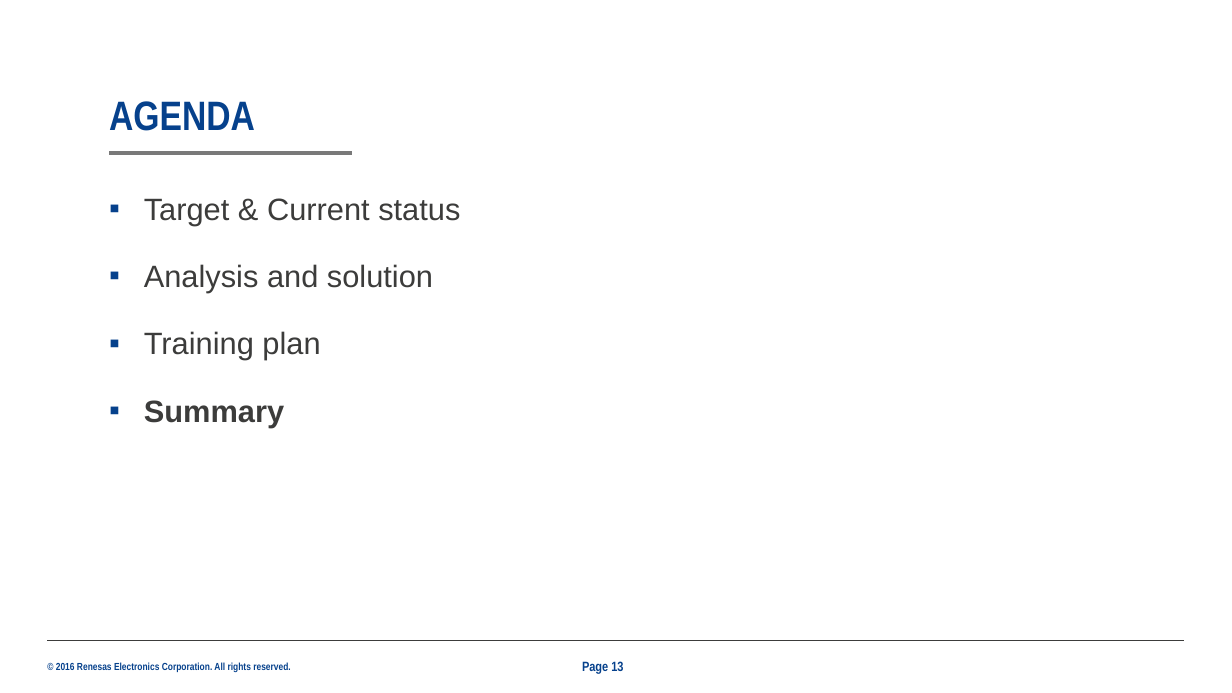
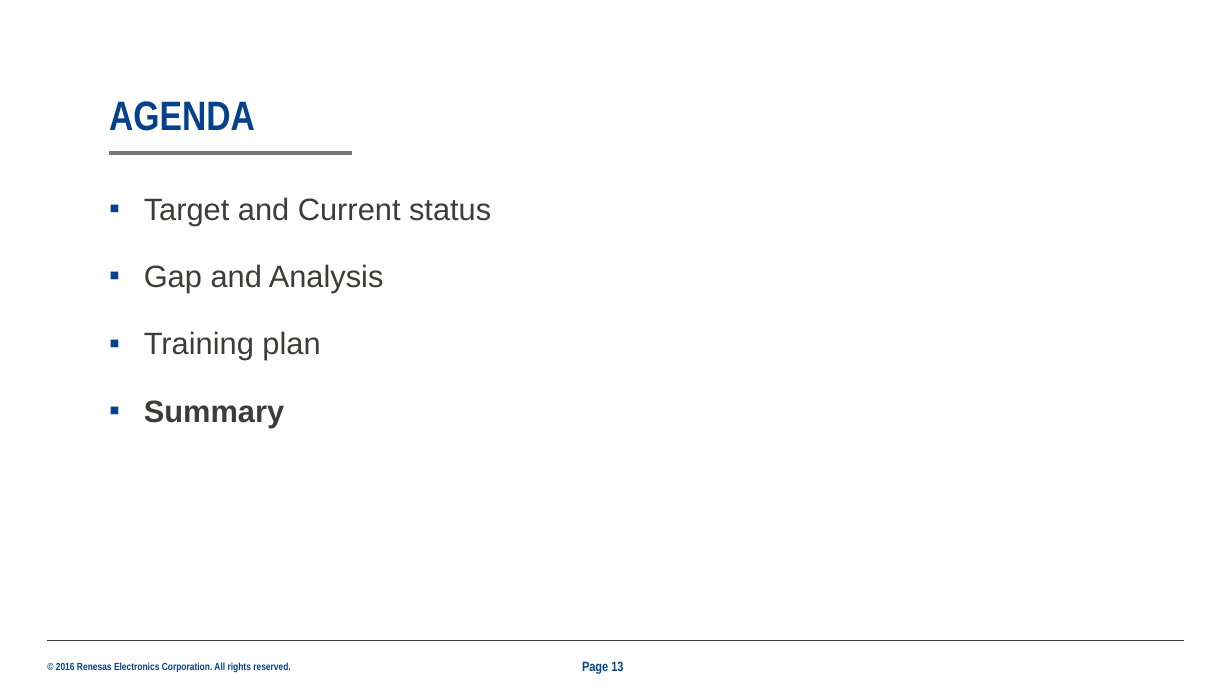
Before and after one commit to trankha/pre1, a slide deck: slide 13 of 25G_Presentation.pptx. Drawn at 1232x693 pixels with LibreOffice and Linux fonts; fonts in the diff are those of the drawing; background and template pictures are left out. Boxes give left, top, right and bottom in pixels: in the first picture for what was removed or moved away, otherwise in the second. Text is boxed around its words. In the diff, an @@ line names an element or a change of style, - is before the commit and + after.

```diff
--- a/25G_Presentation.pptx
+++ b/25G_Presentation.pptx
@@ text at (144,197,491,293): text changed @@
-▪ Target & Current status
-▪ Analysis and solution
+▪ Target and Current status
+▪ Gap and Analysis
```
Also in this commit, not shown: 14 other slides changed.
